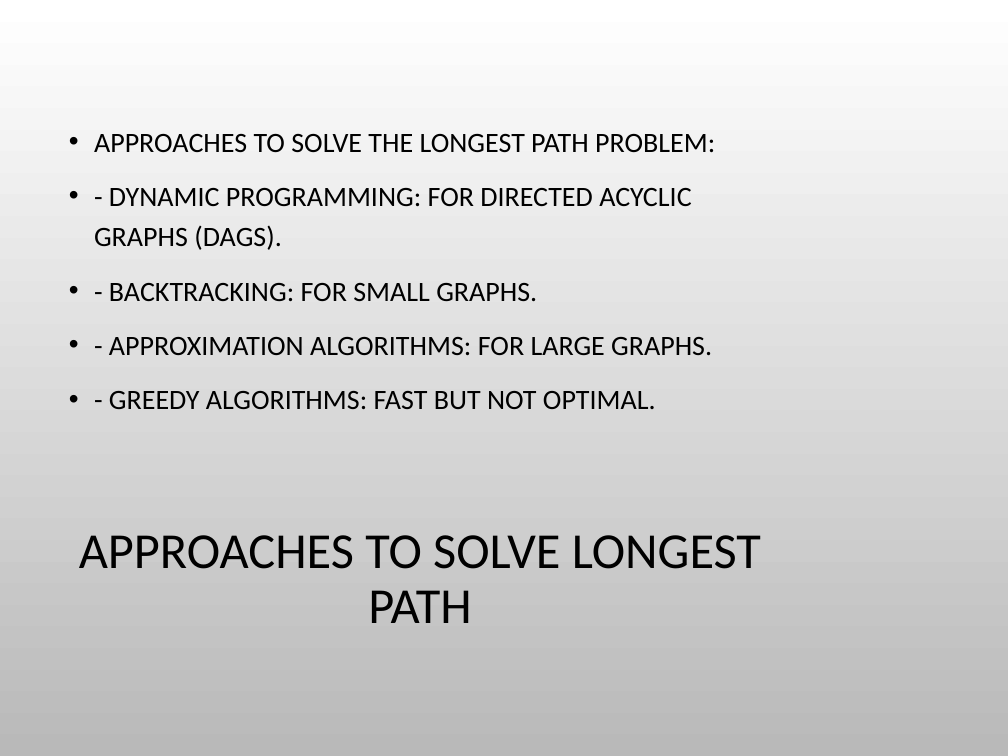
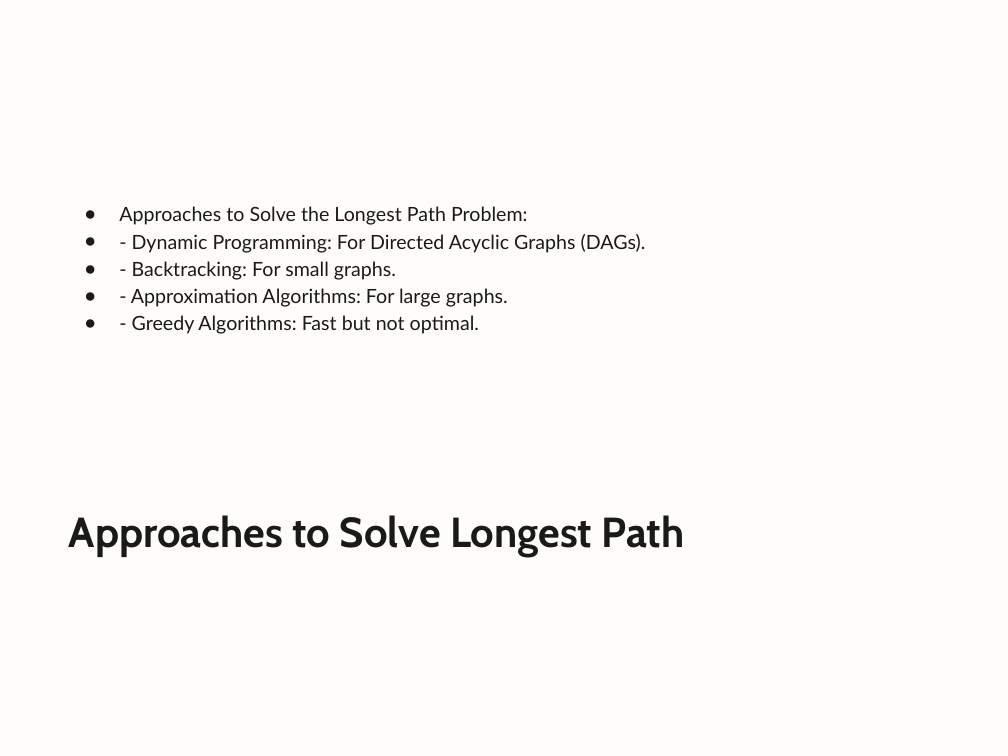
Before and after one commit to ParsaMohammadpour/advanced-algorithm-assignments, a slide deck: slide 13 of representation/Longest_Path_Problem_in_Graphs.pptx (slide 11 before the commit). Drawn at 1008x756 pixels with LibreOffice and Linux fonts; fonts in the diff are those of the drawing; background and template pictures are left out. Boxes give left, top, right and bottom in pixels: in the first picture for what was removed or moved away, otherwise in the second. Text is boxed around its words. In the diff, an @@ line names an element or a change of style, - is before the commit and + after.

```diff
--- a/representation/Longest_Path_Problem_in_Graphs.pptx
+++ b/representation/Longest_Path_Problem_in_Graphs.pptx
@@ background picture (left out) to #FEFDFA @@
@@ text at bbox=[119, 206, 646, 334]: text changed; size 20 to 14 pt; font Calibri to Lato; text colour #000000 to #1A1A1A @@
-• APPROACHES TO SOLVE THE LONGEST PATH PROBLEM:
-• - DYNAMIC PROGRAMMING: FOR DIRECTED ACYCLIC GRAPHS (DAGS).
-• - BACKTRACKING: FOR SMALL GRAPHS.
-• - APPROXIMATION ALGORITHMS: FOR LARGE GRAPHS.
-• - GREEDY ALGORITHMS: FAST BUT NOT OPTIMAL.
+● Approaches to Solve the Longest Path Problem:
+● - Dynamic Programming: For Directed Acyclic Graphs (DAGs).
+● - Backtracking: For small graphs.
+● - Approximation Algorithms: For large graphs.
+● - Greedy Algorithms: Fast but not optimal.
@@ title "Approaches to Solve Longest Path" at bbox=[69, 515, 685, 557]: vertical alignment middle to top @@
@@ title at bbox=[69, 515, 685, 557]: text changed; size 36 to 30 pt; font Calibri to Cabin; text colour #000000 to #1A1A1A; bold on @@
-APPROACHES TO SOLVE LONGEST PATH
+Approaches to Solve Longest Path
```
Also in this commit, not shown: 15 other slides changed, 2 slides added.
